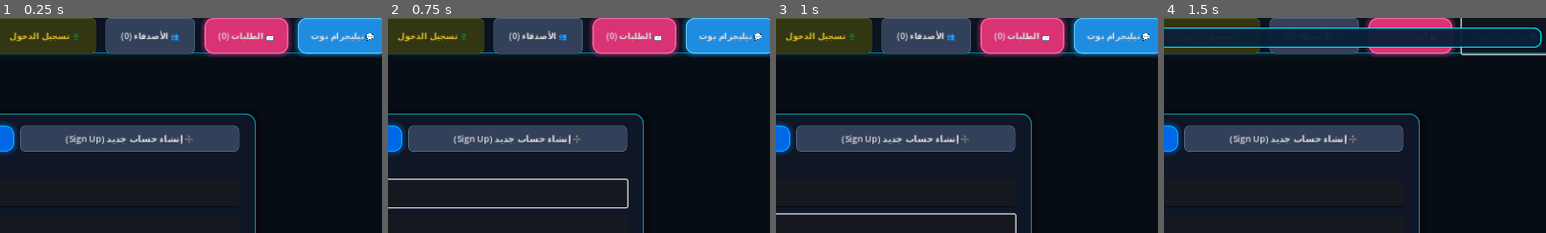
Above: before the commit, frames 1-4 (left to right).
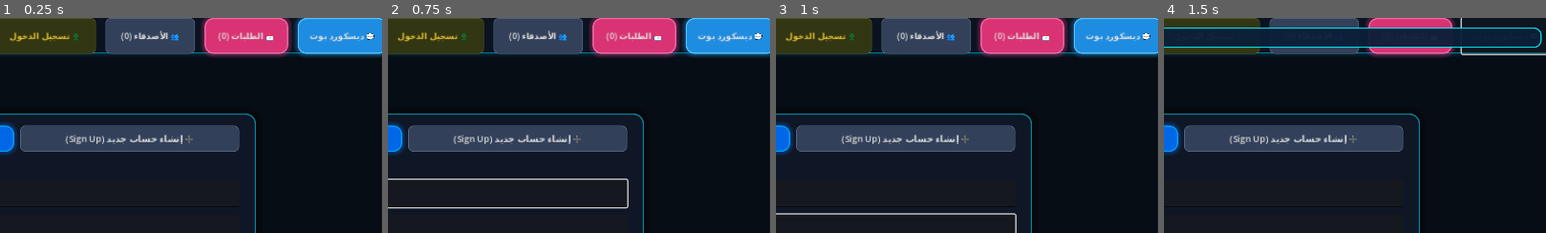
Above: after the commit, the same moments.

Repository: Seif796/TitanStrike-iOS
Game: Godot game, scene res://scenes/main_menu.tscn
Same seed, same stepped clock (60 frames per second), same inputs: the game is played once before the commit and once after it.
Inputs (mouse positions are % of the whole screen's width and height, from its top left):
- Up to frame 1 (0.25 s): no input
- Up to frame 2 (0.75 s): click (50, 41) at 0.52 s; type "Alex" at 0.6 s
- Up to frame 3 (1 s): click (50, 49) at 0.75 s; type "12" at 0.83 s
- Up to frame 4 (1.5 s): click "💬 تيليجرام بوت" (after the commit: "💬 ديسكورد بوت") at 1.25 s
The pictures show only the part of the screen within x 48-98%, y 0-50%; the shares and areas given below are measured in that part.

The runs differ from the first frame. In frame 1, 0.3% of the frame differs, in the area x 81-98%, y 6-12%; in frame 2, 0.3%; in frame 3, 0.3%; in frame 4, less than 0.1%.

Commit message:
feat: change Telegram Bot to Discord Bot in main menu and navbar, publish v1.3.3

Diff:
--- a/public/version.json
+++ b/public/version.json
@@ -1,15 +1,15 @@
 {
-  "version": "1.3.2",
-  "version_code": 8,
+  "version": "1.3.3",
+  "version_code": 9,
   "release_date": "2026-10-26",
-  "title": "إزالة بانر التحديث وعودة الواجهة الرسمية",
+  "title": "تغيير زر الدعم إلى ديسكورد بوت (Discord Bot)",
   "changelog": [
     "تحديث مباشر وفوري عبر السيرفر لجميع الأجهزة",
     "إضافة زر الطلبات (Requests) وزر تيليجرام بوت في القائمة الرئيسية",
     "تحسين استقرار المحرك على أندرويد وآيفون"
   ],
   "download_url": "/downloads/update.pck",
-  "file_size_bytes": 9229584,
-  "sha256": "f62573e5c9333a7c74e086f164ac1b645056261437f38b5c84b5a6e2ca147f42",
+  "file_size_bytes": 9229520,
+  "sha256": "b57297229c4bdd371e299025ba48b39640b01c93770b231acbbad9eed8769c1a",
   "mandatory": true
 }
--- a/scenes/main_menu.tscn
+++ b/scenes/main_menu.tscn
@@ -223,7 +223,7 @@
 layout_mode = 2
 theme_override_font_sizes/font_size = 14
 theme_override_styles/normal = SubResource("StyleBoxFlat_btn_telegram")
-text = "💬 تيليجرام بوت"
+text = "💬 ديسكورد بوت"
 
 [node name="ViewHome" type="Control" parent="."]
 layout_mode = 1
@@ -290,7 +290,7 @@
 layout_mode = 2
 theme_override_font_sizes/font_size = 19
 theme_override_styles/normal = SubResource("StyleBoxFlat_btn_telegram")
-text = "💬 TELEGRAM BOT (تحدث مع الأدمن)"
+text = "💬 DISCORD BOT (تحدث مع الأدمن)"
 
 [node name="ExitBtn" type="Button" parent="ViewHome/HomeCenterBox"]
 custom_minimum_size = Vector2(0, 54)
@@ -354,7 +354,7 @@
 layout_mode = 2
 theme_override_font_sizes/font_size = 13
 theme_override_styles/normal = SubResource("StyleBoxFlat_btn_telegram")
-text = "💬 تيليجرام بوت"
+text = "💬 ديسكورد بوت"
 
 [node name="HBox" type="HBoxContainer" parent="ViewModeSelect"]
 layout_mode = 1
--- a/scripts/main_menu.gd
+++ b/scripts/main_menu.gd
@@ -1639,12 +1639,12 @@
 				if st == "REJECTED":
 					_handle_telegram_rejection()
 					return
-				_show_update_toast("📩 تم إرسال طلب المحادثة للأدمن في تيليجرام بنجاح! بانتظار رده...")
+				_show_update_toast("📩 تم إرسال طلب المحادثة للأدمن في ديسكورد بنجاح! بانتظار رده...")
 				telegram_btn.text = "⏳ بانتظار موافقة الأدمن..."
 				_start_support_polling(cur_user)
 				return
 		telegram_btn.disabled = false
-		telegram_btn.text = "💬 TELEGRAM BOT (تحدث مع الأدمن)"
+		telegram_btn.text = "💬 DISCORD BOT (تحدث مع الأدمن)"
 		_show_update_toast("❌ تعذر الاتصال بسيرفر الدعم حالياً.")
 	)
 	var url = AccountManager.get_api_base_url() + "/api/support/request"
@@ -1679,7 +1679,7 @@
 					AudioManager.play_sfx("success")
 					telegram_btn.disabled = false
 					telegram_btn.text = "✅ تواصل مع الأدمن (مقبول)"
-					_show_update_toast("🎉 وافق الأدمن على طلب المحادثة! جاري فتح بوت تيليجرام...")
+					_show_update_toast("🎉 وافق الأدمن على طلب المحادثة! جاري فتح بوت ديسكورد...")
 					var chat_url = str(json.data.get("chat_url", "https://t.me/cyberfort3d_bot"))
 					OS.shell_open(chat_url)
 				elif st == "REJECTED":
--- a/server/public/version.json
+++ b/server/public/version.json
@@ -1,15 +1,15 @@
 {
-  "version": "1.3.2",
-  "version_code": 8,
+  "version": "1.3.3",
+  "version_code": 9,
   "release_date": "2026-10-26",
-  "title": "إزالة بانر التحديث وعودة الواجهة الرسمية",
+  "title": "تغيير زر الدعم إلى ديسكورد بوت (Discord Bot)",
   "changelog": [
     "تحديث مباشر وفوري عبر السيرفر لجميع الأجهزة",
     "إضافة زر الطلبات (Requests) وزر تيليجرام بوت في القائمة الرئيسية",
     "تحسين استقرار المحرك على أندرويد وآيفون"
   ],
   "download_url": "/downloads/update.pck",
-  "file_size_bytes": 9229584,
-  "sha256": "f62573e5c9333a7c74e086f164ac1b645056261437f38b5c84b5a6e2ca147f42",
+  "file_size_bytes": 9229520,
+  "sha256": "b57297229c4bdd371e299025ba48b39640b01c93770b231acbbad9eed8769c1a",
   "mandatory": true
 }
